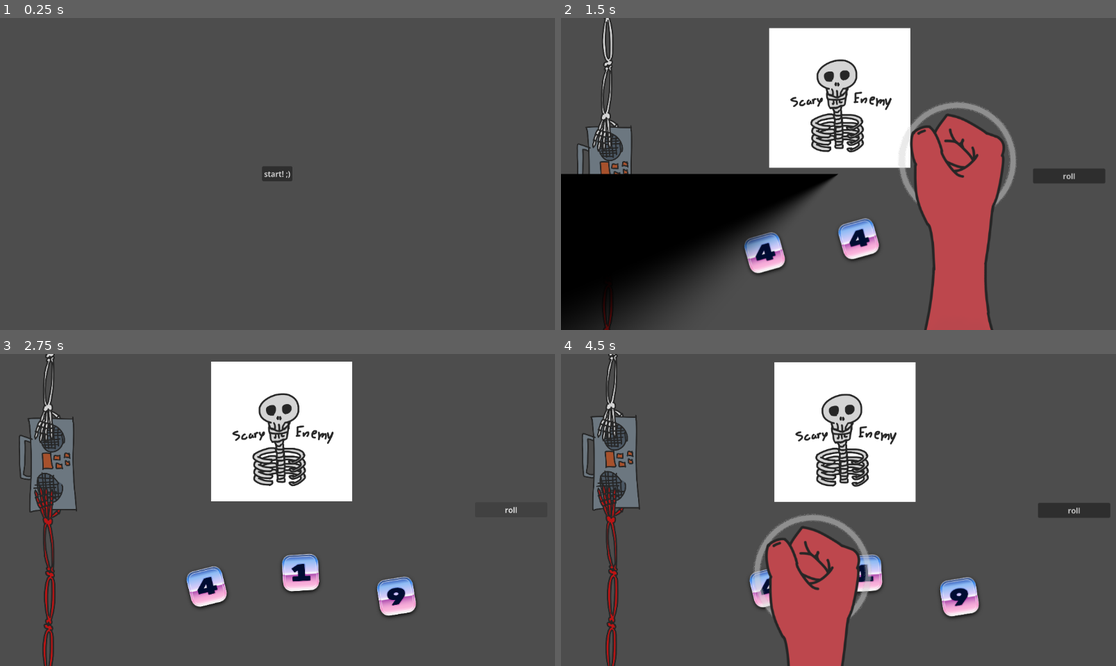
Above: before the commit, frames 1-4 (two rows, left to right).
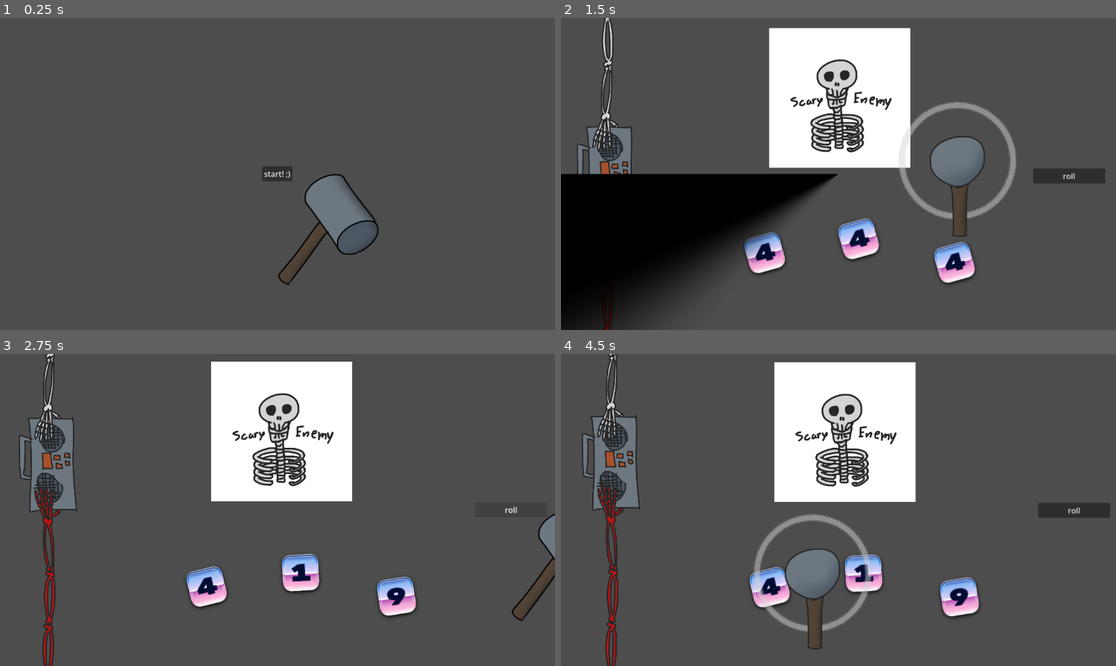
Above: after the commit, the same moments.

Repository: vhoyer/ludum_dare_60
Game: Godot game, scene res://stages/main_menu/main_menu.tscn
The game is run twice, just before and just after one commit, with the same random seed, the same clock (stepped at 60 frames per second) and the same inputs.
Inputs (mouse positions are in pixels of both pictures, inside the frame that each line leads up to):
- Up to frame 1 (0.25 s): no input
- Up to frame 2 (1.5 s): click "start! ,)" at 0.5 s; move the mouse to (960, 158) at 1.27 s; hold Right (ui_right) from 1.28 s (still down); tap K at 1.35 s; click (960, 158) at 1.42 s
- Up to frame 3 (2.75 s): release Right (ui_right) at 2 s; click "roll" at 2 s
- Up to frame 4 (4.5 s): move the mouse to (727, 525) at 2.77 s; hold Down (ui_down) 2.78-3.53 s; tap K at 2.85, 3.6, 4.35 s; move the mouse to (894, 441) at 3.52 s; hold Right (ui_right) 3.53-4.28 s; move the mouse to (810, 572) at 4.27 s; hold Up (ui_up) from 4.28 s (still down); click (810, 572) at 4.42 s

The runs differ from the first frame. In frame 1, 1.8% of the frame differs, in the area x 50-69%, y 49-86%; in frame 2, 8.5%, in the area x 62-80%, y 30-100%; in frame 3, 0.5%; in frame 4, 5.9%.

Commit message:
✨ Add hammer cursor

Diff:
--- /dev/null
+++ b/components/game_cursor/cursors/hammer.tres
@@ -0,0 +1,12 @@
+[gd_resource type="Resource" script_class="CursorResource" format=3 uid="uid://d17wkpun5jdvw"]
+
+[ext_resource type="Texture2D" uid="uid://d3nubfa7guqxt" path="res://assets/cursor/hammer_up.png" id="1_t5x37"]
+[ext_resource type="Texture2D" uid="uid://bmyno83kqu0ct" path="res://assets/cursor/hammer_down.png" id="2_qnb4u"]
+[ext_resource type="Script" uid="uid://ea62rs5o56wh" path="res://components/game_cursor/cursor_resource.gd" id="3_2i7ei"]
+
+[resource]
+script = ExtResource("3_2i7ei")
+_normal = ExtResource("1_t5x37")
+_pressed = ExtResource("2_qnb4u")
+_pressed_offset = Vector2(-77, -69)
+metadata/_custom_type_script = "uid://ea62rs5o56wh"
--- /dev/null
+++ b/components/game_cursor/cursors/hand.tres
@@ -0,0 +1,10 @@
+[gd_resource type="Resource" script_class="CursorResource" format=3 uid="uid://i1wcyjmq7t4p"]
+
+[ext_resource type="Texture2D" uid="uid://cq5q4q1it8mwt" path="res://assets/cursor/right_hand.png" id="1_xh8nm"]
+[ext_resource type="Script" uid="uid://ea62rs5o56wh" path="res://components/game_cursor/cursor_resource.gd" id="2_es7e0"]
+
+[resource]
+script = ExtResource("2_es7e0")
+_pressed = ExtResource("1_xh8nm")
+_pressed_offset = Vector2(-132, -132)
+metadata/_custom_type_script = "uid://ea62rs5o56wh"
--- a/components/game_cursor/game_cursor.tscn
+++ b/components/game_cursor/game_cursor.tscn
@@ -1,15 +1,8 @@
 [gd_scene format=3 uid="uid://usqu7frh72wo"]
 
 [ext_resource type="Script" uid="uid://bfrgc2xrx58px" path="res://components/game_cursor/game_cursor.gd" id="1_0mnap"]
-[ext_resource type="Texture2D" uid="uid://cq5q4q1it8mwt" path="res://assets/cursor/right_hand.png" id="2_kqhv7"]
-[ext_resource type="Script" uid="uid://ea62rs5o56wh" path="res://components/game_cursor/cursor_resource.gd" id="3_gjuo2"]
+[ext_resource type="Resource" uid="uid://d17wkpun5jdvw" path="res://components/game_cursor/cursors/hammer.tres" id="2_kqhv7"]
 [ext_resource type="Texture2D" uid="uid://bbecw3msbwwvw" path="res://assets/cursor/wave.png" id="3_kqhv7"]
-
-[sub_resource type="Resource" id="Resource_n26ti"]
-script = ExtResource("3_gjuo2")
-_pressed = ExtResource("2_kqhv7")
-_pressed_offset = Vector2(-132, -132)
-metadata/_custom_type_script = "uid://ea62rs5o56wh"
 
 [sub_resource type="Curve" id="Curve_44guq"]
 _data = [Vector2(0, 1), 0.0, -2.8594224, 0, 0, Vector2(1, 0), 0.0, 0.0, 0, 0]
@@ -35,7 +28,7 @@
 process_mode = 3
 z_index = 100
 script = ExtResource("1_0mnap")
-cursor = SubResource("Resource_n26ti")
+cursor = ExtResource("2_kqhv7")
 
 [node name="Particles" type="GPUParticles2D" parent="." unique_id=1649770786]
 unique_name_in_owner = true
@@ -51,3 +44,4 @@
 unique_name_in_owner = true
 scale = Vector2(0.75, 0.75)
 centered = false
+offset = Vector2(-77, -69)
Binary file added: assets/cursor/hammer_down.png
Not shown, added: assets/cursor/hammer_down.png.import
Binary file added: assets/cursor/hammer_up.png
Not shown, added: assets/cursor/hammer_up.png.import
